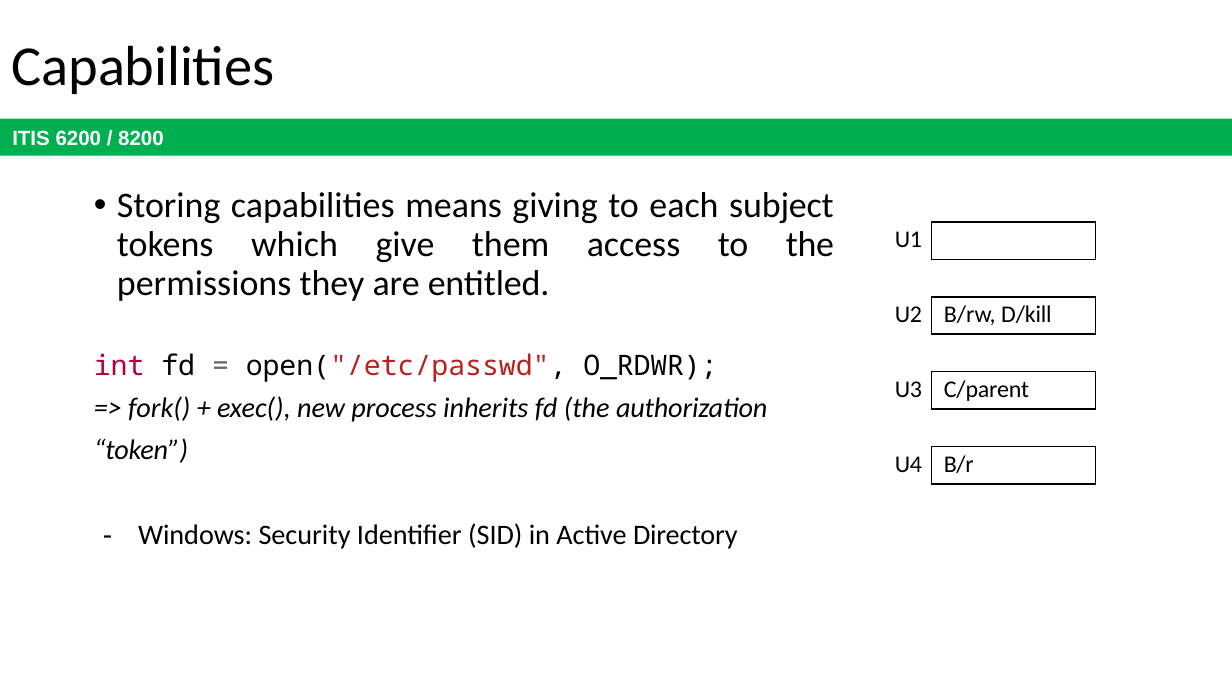
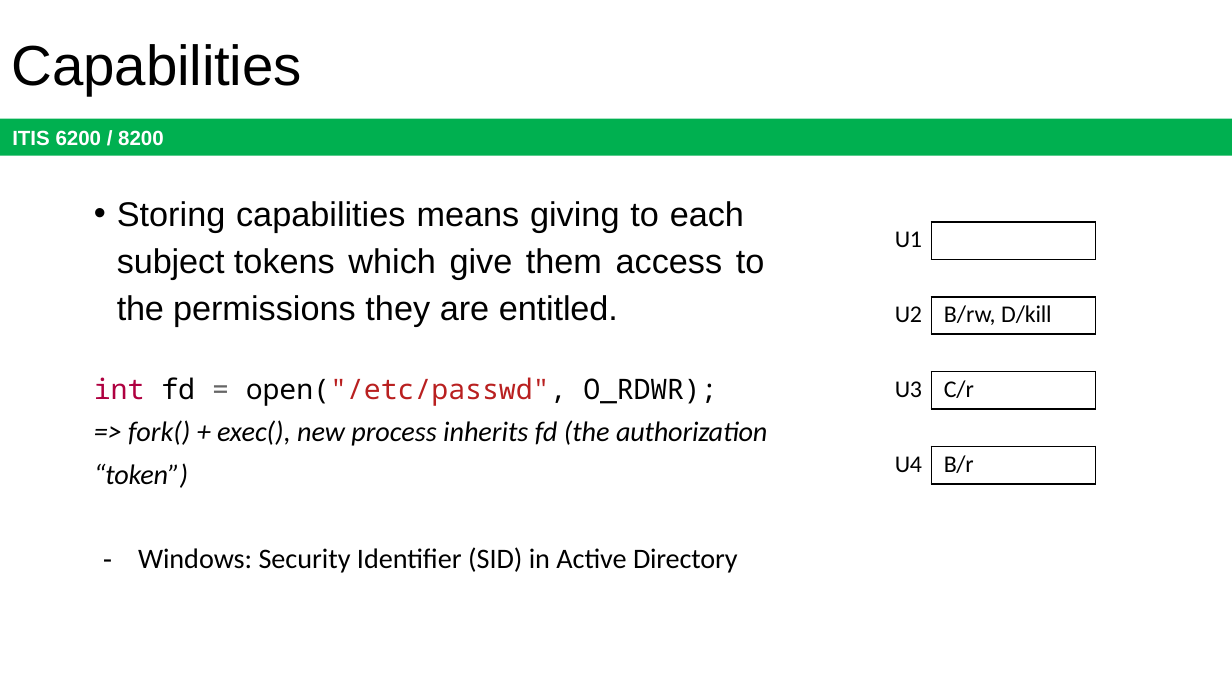
Before and after one commit to jx5c/github.io, a slide deck: slide 19 of teaching/ITIS6200/2023fa/lectures/lec09.pptx. Drawn at 1232x693 pixels with LibreOffice and Linux fonts; fonts in the diff are those of the drawing. Boxes give left, top, right and bottom in pixels: in the first picture for what was removed or moved away, otherwise in the second. Text is boxed around its words. In the diff, an @@ line names an element or a change of style, - is before the commit and + after.

```diff
--- a/teaching/ITIS6200/2023fa/lectures/lec09.pptx
+++ b/teaching/ITIS6200/2023fa/lectures/lec09.pptx
@@ title "Capabilities" at (12,44,302,95): font Calibri to Arial @@
@@ text at (117,201,765,326): size 21 to 20 pt, font Calibri to Arial in "Storing capabilities means giving to each subject ..."; alignment justified to left; line spacing 0.9 to 1.14 @@
@@ table at (892,222,1095,484) @@
-row 5, column 2: C/parent
+row 5, column 2: C/r
```
Also in this commit, not shown: 29 other slides changed, 1 slide added, 1 slide removed.
